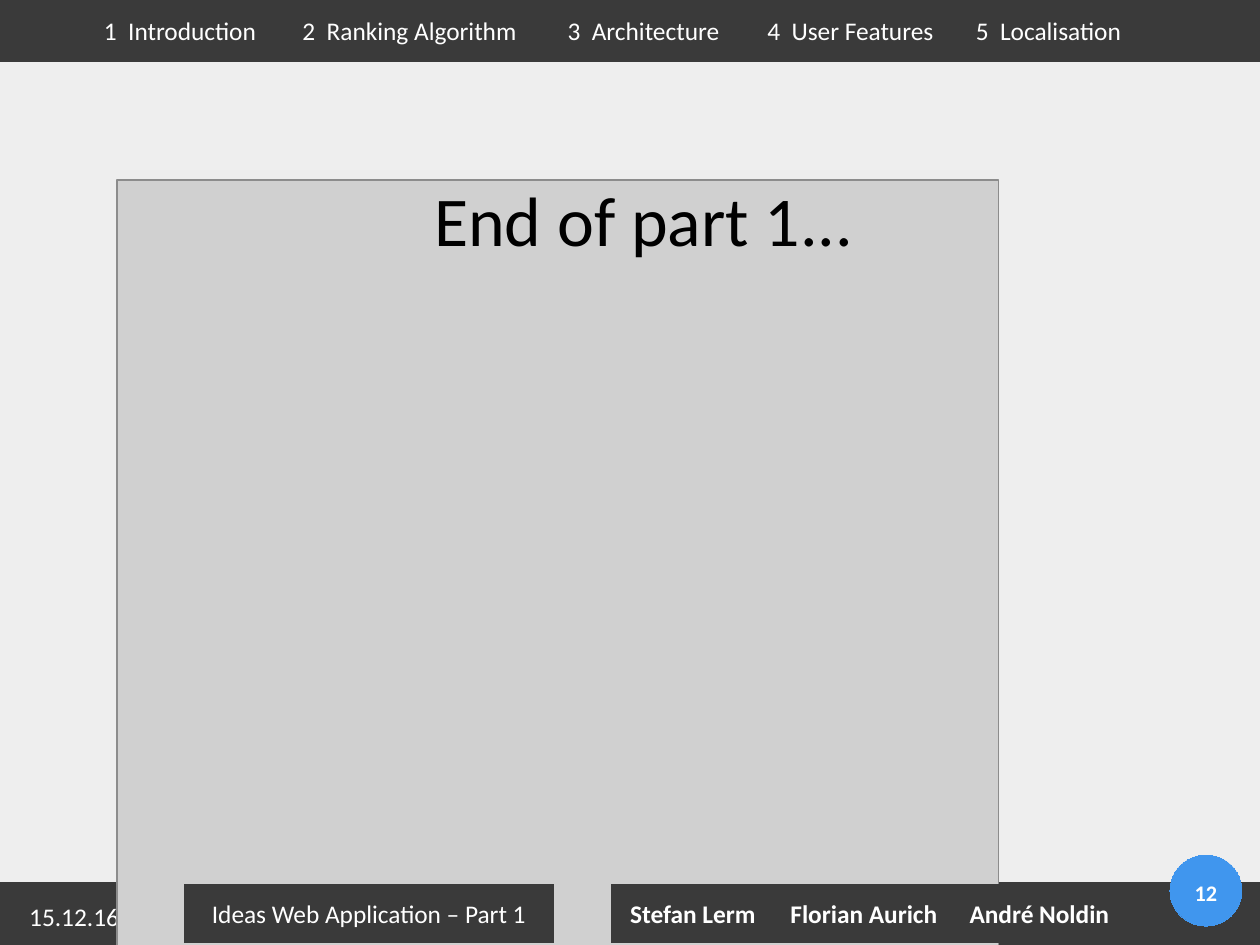
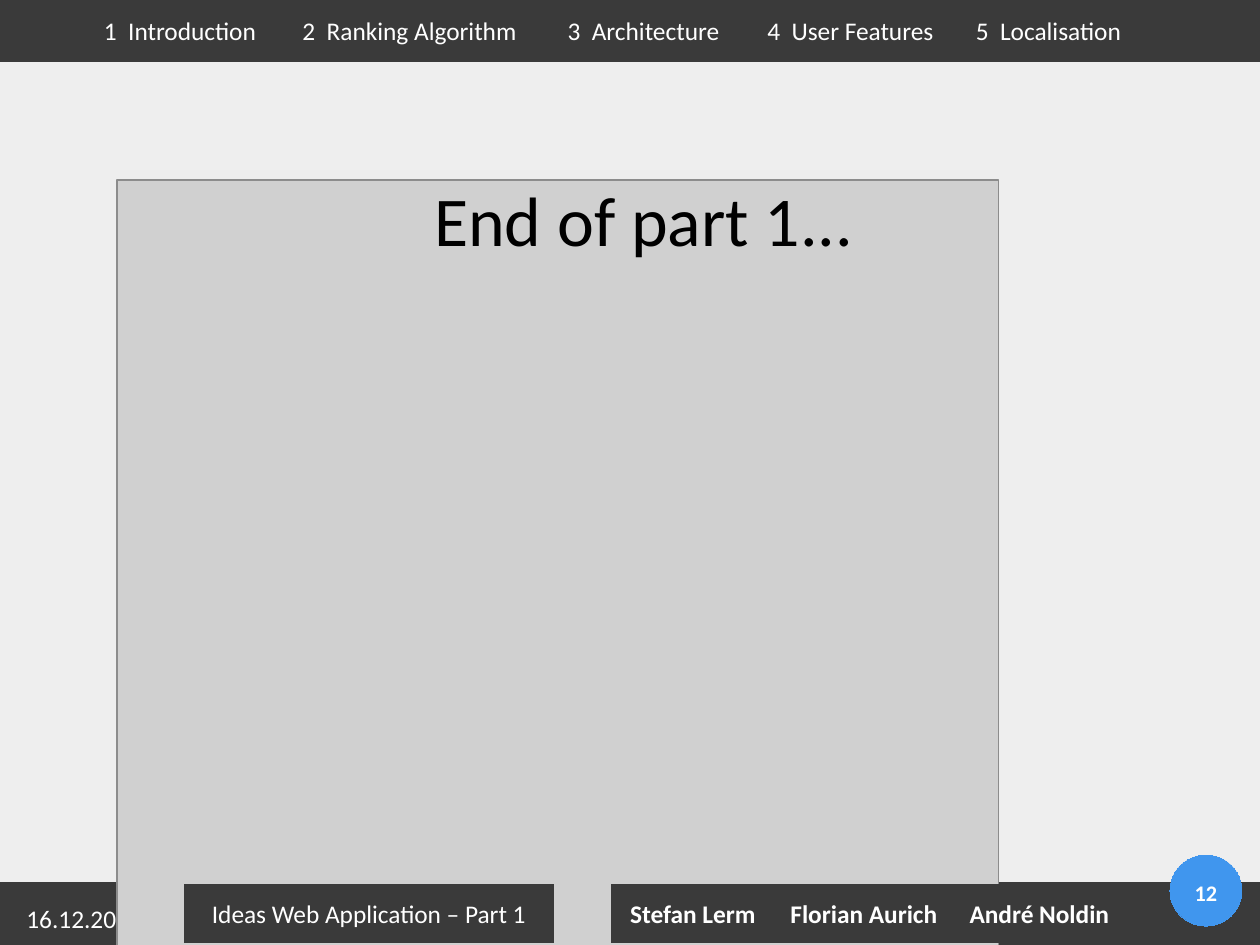
Before and after one commit to Geopras/IdeaWatcher, a slide deck: slide 12 of presentation/part1.odp. Drawn at 1260x945 pixels with LibreOffice and Linux fonts; fonts in the diff are those of the drawing; grey boxes stand for pictures; background and template pictures are left out. Boxes give left, top, right and bottom in pixels: in the first picture for what was removed or moved away, otherwise in the second. Text is boxed around its words. In the diff, an @@ line names an element or a change of style, - is before the commit and + after.

```diff
--- a/presentation/part1.odp
+++ b/presentation/part1.odp
@@ text at (26, 908, 141, 935): text changed @@
-15.12.16
+16.12.2016
```
Also in this commit, not shown: 12 other slides changed, 4 other files.
